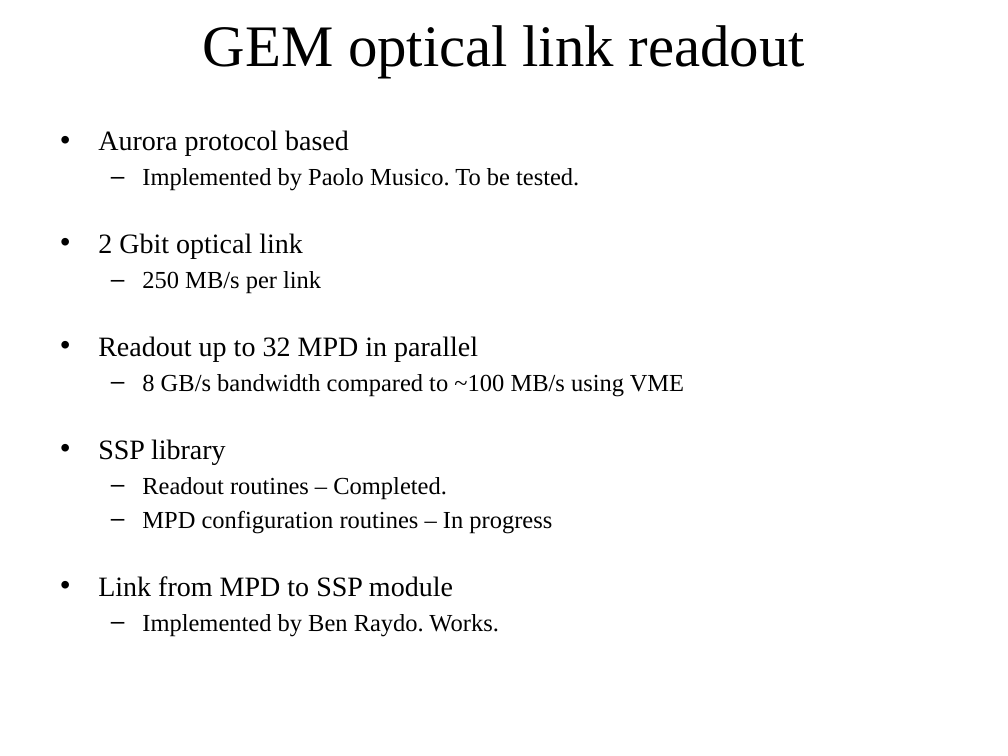
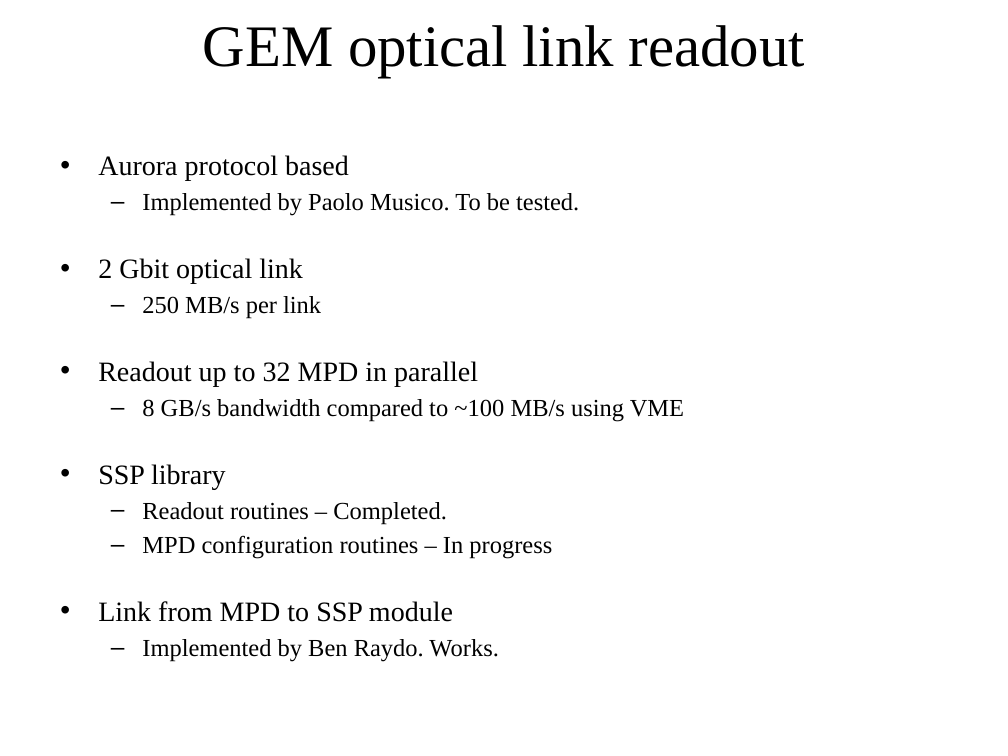
Before and after one commit to bmoffit/sbsdaq, a slide deck: slide 16 of 2015_DOE_Review/SuperBigBite DAQ update-Oct-20-2015.pptx (slide 17 before the commit). Drawn at 1008x756 pixels with LibreOffice and Linux fonts; fonts in the diff are those of the drawing; background and template pictures are left out. Boxes give left, top, right and bottom in pixels: in the first picture for what was removed or moved away, otherwise in the second. Text is boxed around its words. In the diff, an @@ line names an element or a change of style, - is before the commit and + after.

```diff
--- a/2015_DOE_Review/SuperBigBite DAQ update-Oct-20-2015.pptx
+++ b/2015_DOE_Review/SuperBigBite DAQ update-Oct-20-2015.pptx
@@ text "Aurora protocol based": place and size @@
-text "Aurora protocol based" at (98,130,684,632)
+text "Aurora protocol based" at (98,155,684,657)
```
Also in this commit, not shown: 18 other slides changed, 1 other file.
